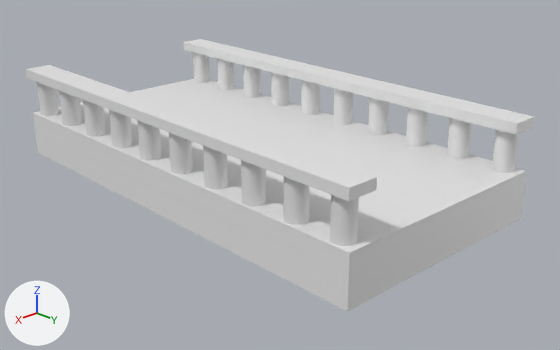
Two versions of the Blender file Kenny StarRunner/Assets/LevelPieces/Straight.blend, one commit apart.
Rendered twice from a camera (50 mm lens) standing at (10.34, 11.83, 5.73) and looking at (-0.22, 0.6, -0.22). Lighting does not change. The marker at lower left points along +X, +Y and +Z. The picture after the commit comes second.
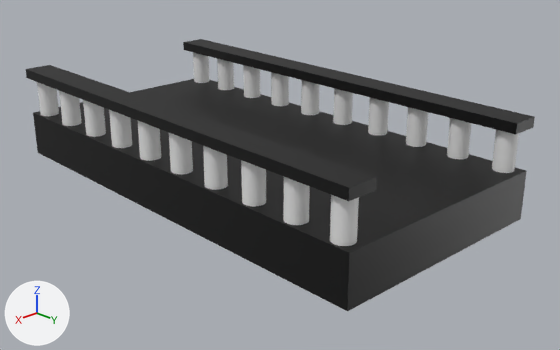
Pixel boxes (x1, y1, x2, y2) of what changed, in the pictures (560 x 350 px):
'Cube', recoloured (white to black): (33, 79, 527, 311) in both
'Cube.002', recoloured (white to black): (26, 65, 377, 201) in both
'Cube.001', recoloured (white to black): (183, 39, 535, 134) in both

Patch to the scene script:
```diff
--- a/Kenny StarRunner/Assets/LevelPieces/Straight.blend.py
+++ b/Kenny StarRunner/Assets/LevelPieces/Straight.blend.py
@@ mat_material @@
 mat_material = principled_material('Material')
-mat_material.base_color = (0.8, 0.8, 0.8)  # white #e7e7e7
+mat_material.base_color = (0.0, 0.0, 0.0)  # black #000000
@@ mat_material_001 @@
+mat_material_001 = principled_material('Material.001')
+mat_material_001.base_color = (0.0, 0.0, 0.0)  # black #000000
@@ mat_material_002 @@
+mat_material_002 = principled_material('Material.002')
+mat_material_002.base_color = (0.0, 0.0, 0.0)  # black #000000
@@ me_cube_001 @@
 me_cube_001.from_pydata(...)  # 8 vertices, 6 faces; spans x -1.0..1.0, y -1.0..1.0, z -1.0..1.0
+me_cube_001.materials.append(mat_material_002)  # black #000000
@@ me_cube_002 @@
 me_cube_002.from_pydata(...)  # 8 vertices, 6 faces; spans x -1.0..1.0, y -1.0..1.0, z -1.0..1.0
+me_cube_002.materials.append(mat_material_001)  # black #000000
```
